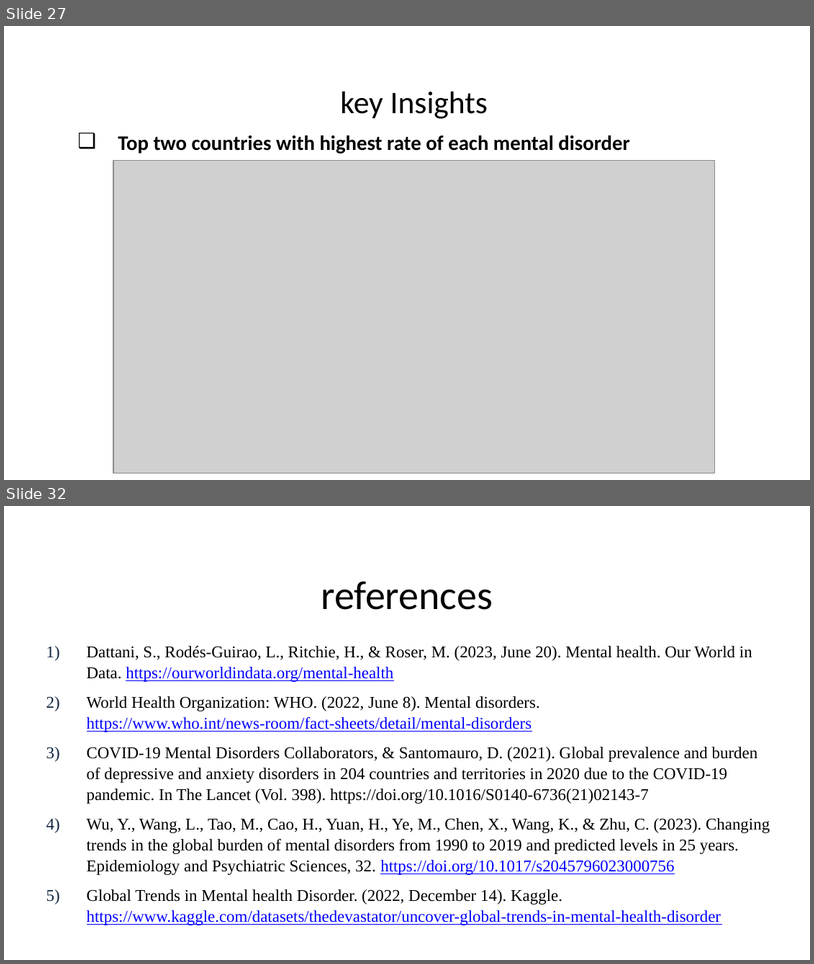
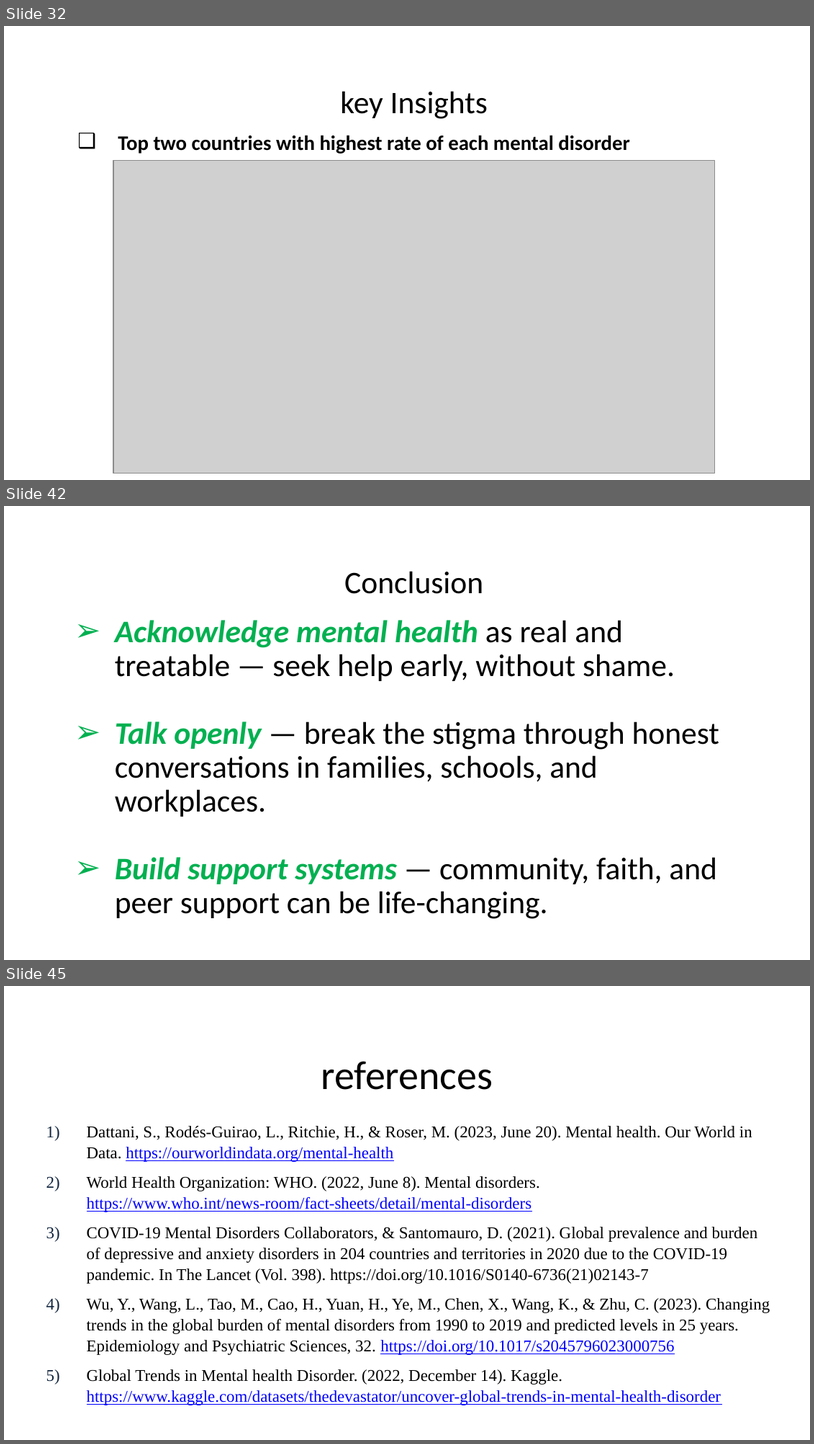
Before and after one commit to Sridhar-MSinDS/Health-Information-Technology-750, a slide deck: FinalPresentation_Team3_HIT750.pptx. Shown one above the other, each under a label of ours: slides 27 and 32 before the commit, slides 32, 42 and 45 after it; the slides between them are not shown. The pictures are 814x964 and 814x1444 pixels, drawn with LibreOffice and Linux fonts; fonts in the diff are those of the drawing; grey boxes stand for pictures; background and template pictures are left out. Boxes give left, top, right and bottom in pixels: in the first picture for what was removed or moved away, otherwise in the second. Text is boxed around its words. In the diff, an @@ line names an element or a change of style, - is before the commit and + after.

```diff
--- a/FinalPresentation_Team3_HIT750.pptx
+++ b/FinalPresentation_Team3_HIT750.pptx
@@ slide 42 added at bbox=[4, 506, 810, 960], background #FFFFFF @@
@@ text added at bbox=[345, 571, 484, 594], 28 pt, text #000000 @@
+Conclusion
@@ text added at bbox=[115, 620, 720, 919], 28 pt, text #000000 @@
+➢ Acknowledge mental health as real and treatable — seek help early, without shame.
+➢ Talk openly — break the stigma through honest conversations in families, schools, and workplaces.
+➢ Build support systems — community, faith, and peer support can be life-changing.
@@ what was slide 27 is now slide 32 @@
@@ what was slide 32 is now slide 45 @@
```
Also in this commit, not shown: 3 slides changed, 17 other slides added, 5 slides removed.
